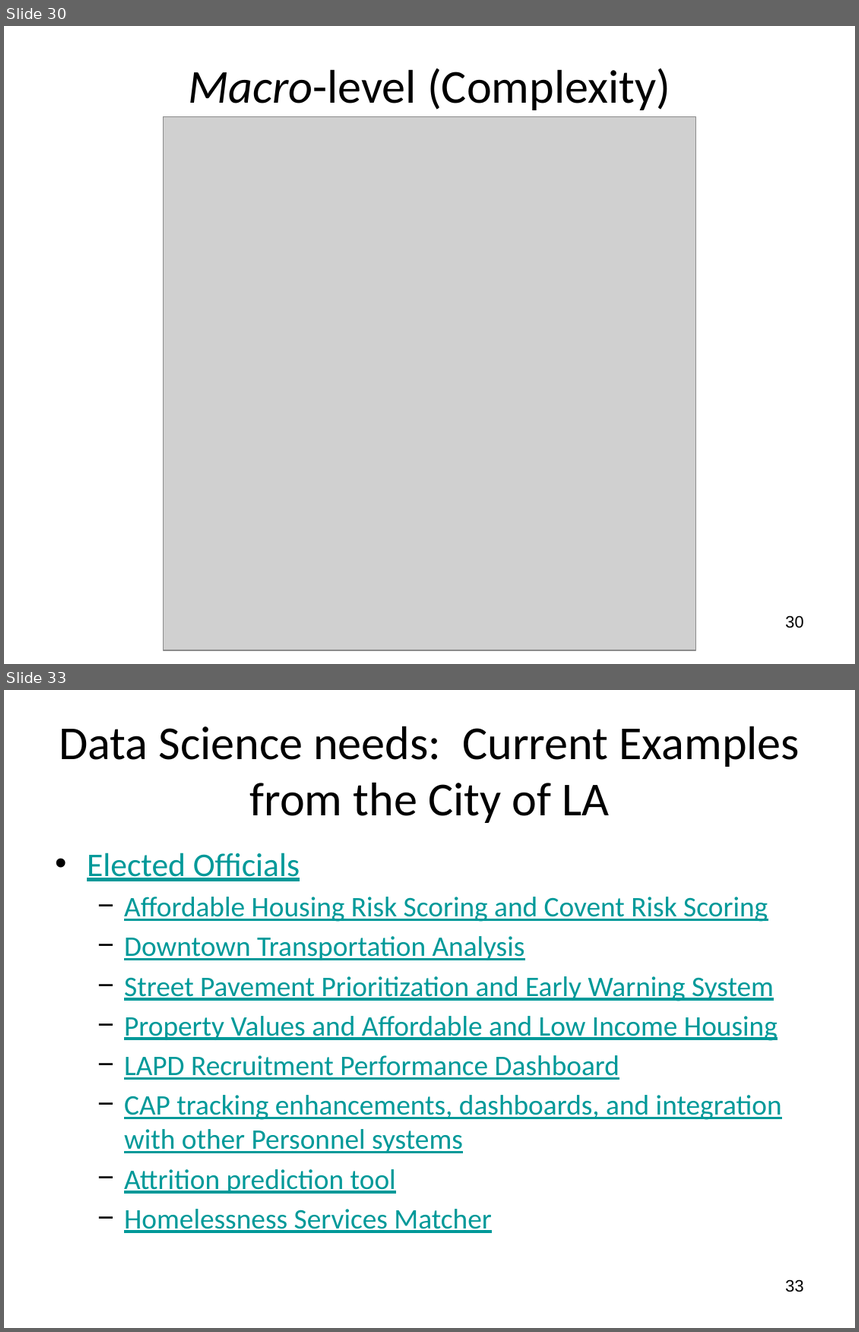
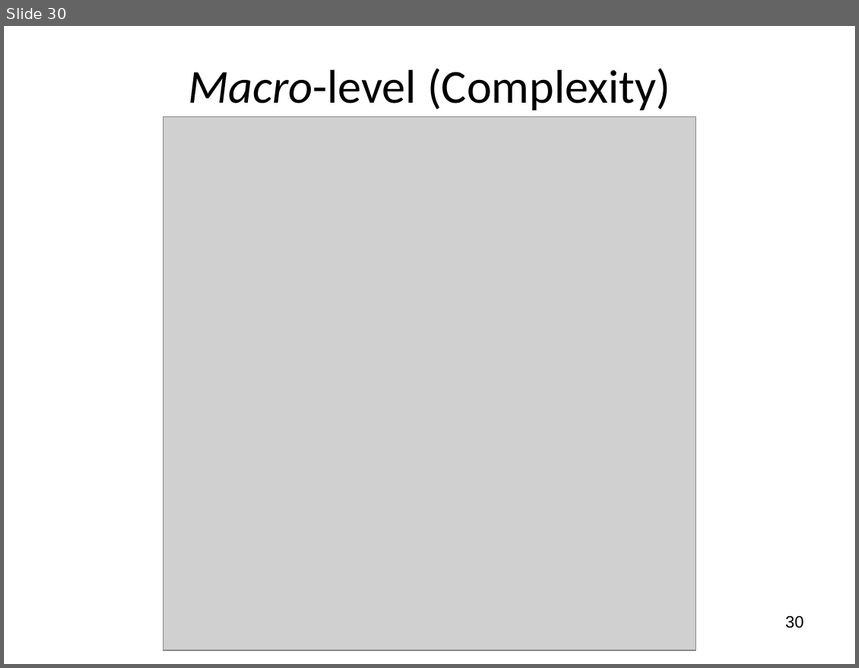
Before and after one commit to wsphd/datajam2018, a slide deck: dj2018.odp. Shown one above the other, each under a label of ours: slides 30 and 33 before the commit, slide 30 after it; the slides between them are not shown. The pictures are 859x1332 and 859x668 pixels, drawn with LibreOffice and Linux fonts; fonts in the diff are those of the drawing; grey boxes stand for pictures. Boxes give left, top, right and bottom in pixels: in the first picture for what was removed or moved away, otherwise in the second. Text is boxed around its words. In the diff, an @@ line names an element or a change of style, - is before the commit and + after.

```diff
--- a/dj2018.odp
+++ b/dj2018.odp
@@ slide 33 removed at (4,690,855,1328), background #FFFFFF @@
@@ title removed at (59,726,800,823) @@
-Data Science needs: Current Examples from the City of LA
@@ text removed at (87,853,782,1233) @@
-• Elected Officials
-  − Affordable Housing Risk Scoring and Covent Risk Scoring
-  − Downtown Transportation Analysis
-  − Street Pavement Prioritization and Early Warning System
-  − Property Values and Affordable and Low Income Housing
-  − LAPD Recruitment Performance Dashboard
-  − CAP tracking enhancements, dashboards, and integration with other Personnel systems
-  − Attrition prediction tool
-  − Homelessness Services Matcher
@@ page number removed at (785,1280,804,1293) @@
-33
```
Also in this commit, not shown: 8 slides changed, 4 slides added, 9 other slides removed, 1 other file.
